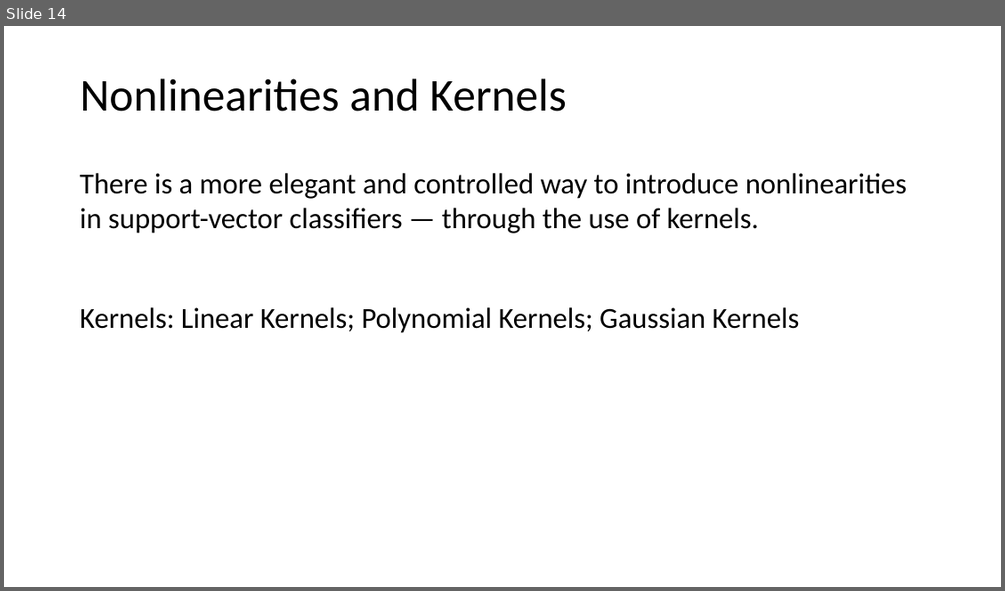
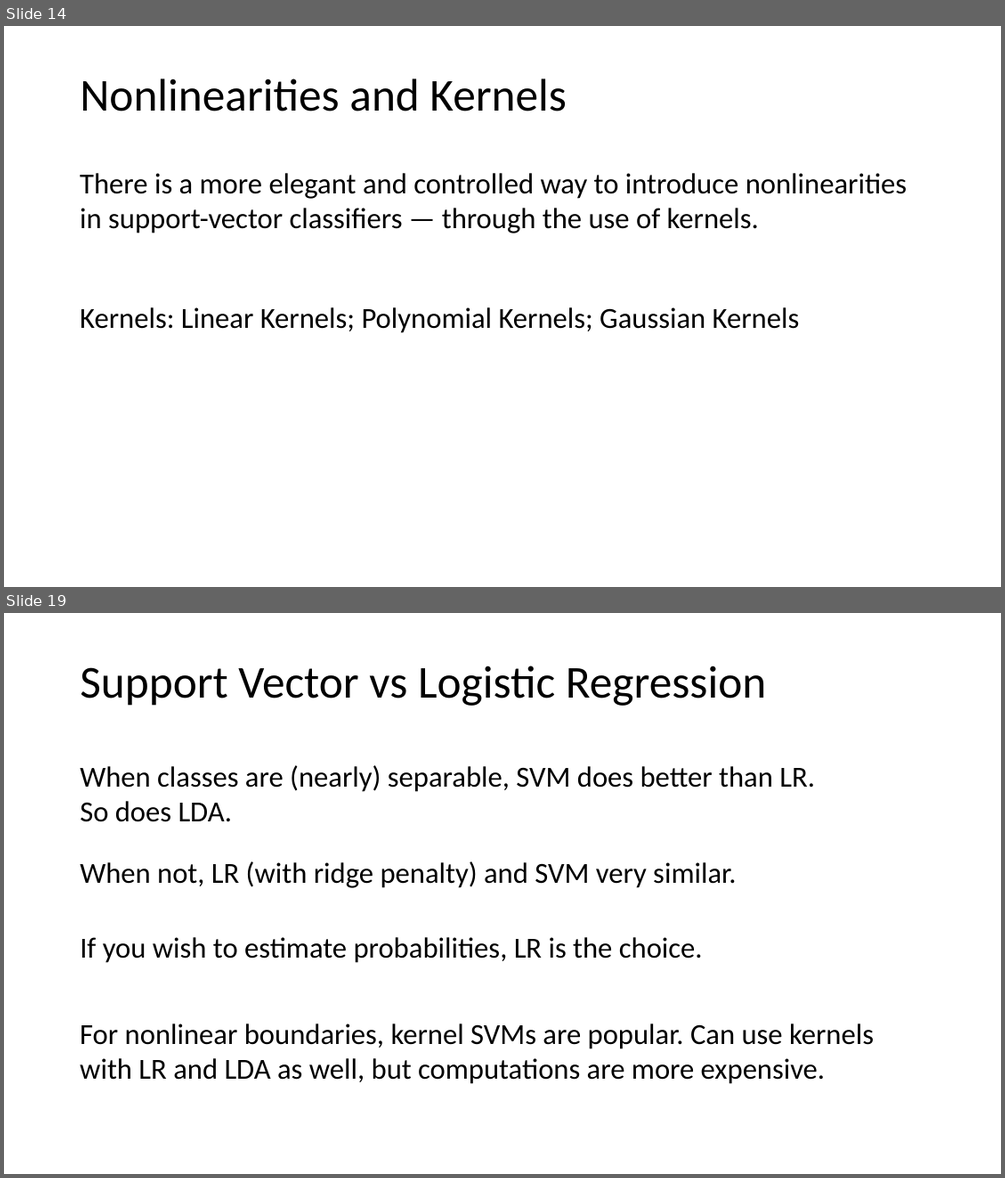
Before and after one commit to tianzheng4/tianzheng4.github.io, a slide deck: _umkc-teaching/slides/Lecture10.pptx. Shown one above the other, each under a label of ours: slide 14 before the commit, slides 14 and 19 after it; the slides between them are not shown. The pictures are 1005x591 and 1005x1178 pixels, drawn with LibreOffice and Linux fonts; fonts in the diff are those of the drawing. Boxes give left, top, right and bottom in pixels: in the first picture for what was removed or moved away, otherwise in the second. Text is boxed around its words. In the diff, an @@ line names an element or a change of style, - is before the commit and + after.

```diff
--- a/_umkc-teaching/slides/Lecture10.pptx
+++ b/_umkc-teaching/slides/Lecture10.pptx
@@ slide 19 added at (4, 613, 1001, 1174), background #FFFFFF @@
@@ title added at (80, 666, 766, 706), 44 pt, text #000000 @@
+Support Vector vs Logistic Regression
@@ text added at (80, 765, 815, 822), 28 pt, text #000000 @@
+When classes are (nearly) separable, SVM does better than LR. So does LDA.
@@ text added at (80, 861, 736, 888), 28 pt, text #000000 @@
+When not, LR (with ridge penalty) and SVM very similar.
@@ text added at (80, 937, 703, 963), 28 pt, text #000000 @@
+If you wish to estimate probabilities, LR is the choice.
@@ text added at (80, 1023, 874, 1084), 28 pt, text #000000 @@
+For nonlinear boundaries, kernel SVMs are popular. Can use kernels with LR and LDA as well, but computations are more expensive.
```
Also in this commit, not shown: 3 other slides added, 3 other files.
